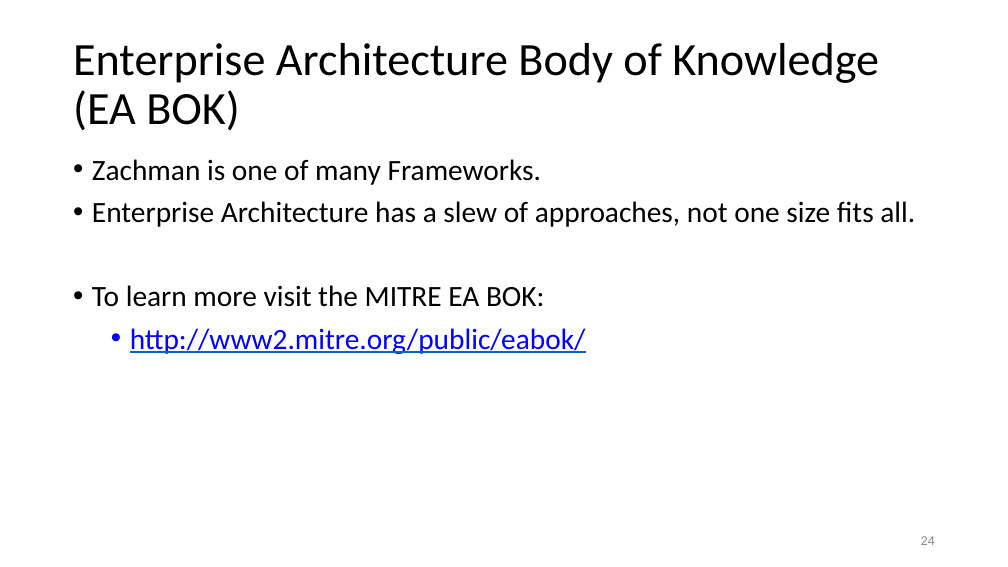
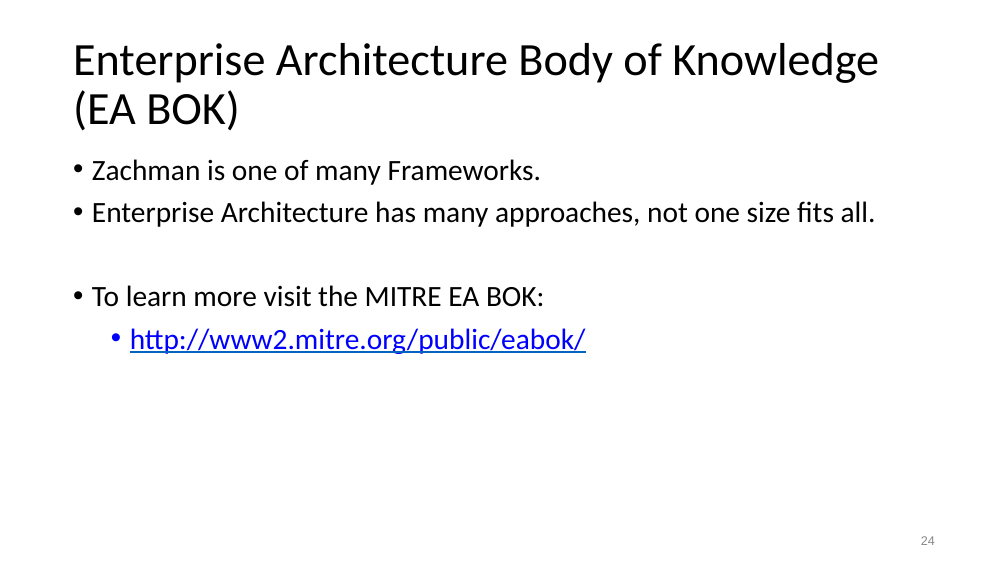
Before and after one commit to colinbellCA/presentation-cpbell-oucc2015_soe, a slide deck: slide 24 of OUCC2015-Service_Oriented_Enterprise.pptx. Drawn at 1008x567 pixels with LibreOffice and Linux fonts; fonts in the diff are those of the drawing. Boxes give left, top, right and bottom in pixels: in the first picture for what was removed or moved away, otherwise in the second. Text is boxed around its words. In the diff, an @@ line names an element or a change of style, - is before the commit and + after.

```diff
--- a/OUCC2015-Service_Oriented_Enterprise.pptx
+++ b/OUCC2015-Service_Oriented_Enterprise.pptx
@@ text at (92, 201, 876, 227): text changed @@
-• Enterprise Architecture has a slew of approaches, not one size fits all.
+• Enterprise Architecture has many approaches, not one size fits all.
```
Also in this commit, not shown: 2 other slides changed, 2 other files.
